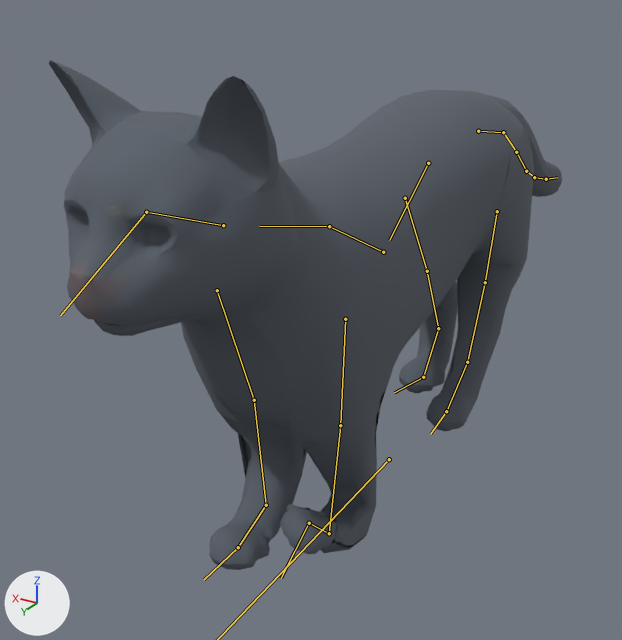
Before and after pictures for a commit that changed the glTF model apps/web/public/avatars/cat.glb.
One viewpoint serves both versions: a 50 mm camera at (-0.247, 0.532, 0.362) aimed at (0.06, 0.02, 0.106). Every picture has the same lights, and +X, +Y and +Z are marked at lower left. The older version comes first. Both versions are drawn at frame 10 of the action 'start'; the numbers are the values there. The bones that change, and the others that lie on the model, are drawn over the model as lines.

Names of what the first picture shows: 'VIS_cat'.
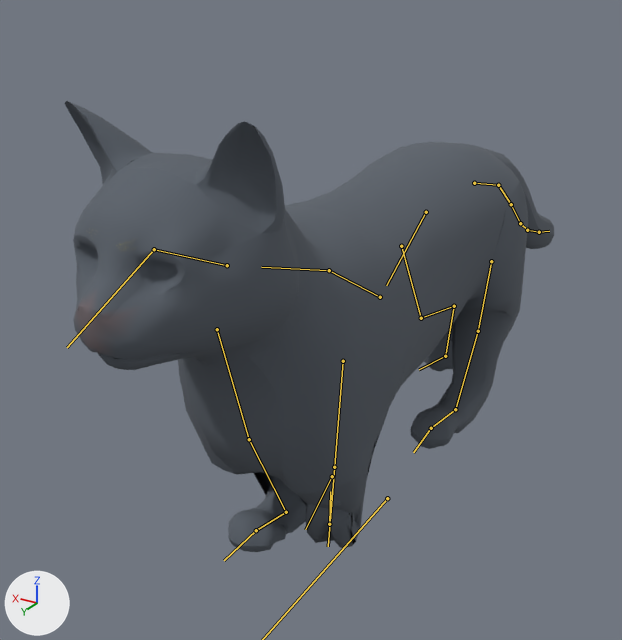
Where the change shows, as pixel boxes (x1, y1, x2, y2) in the pictures (622 x 640 px):
'VIS_cat', posed (12% shorter): before (49, 60, 562, 570); after (65, 101, 554, 552)
bone 'spine_01', root to tip: before (428, 163) to (389, 240); after (426, 212) to (386, 285)
bone 'hindleg_upper_L', root to tip: before (485, 282) to (467, 362); after (478, 331) to (455, 409)
bone 'hindleg_lower_L', root to tip: before (467, 362) to (446, 411); after (455, 409) to (431, 428)
bone 'hindpaw_L', root to tip: before (446, 411) to (430, 434); after (431, 428) to (413, 452)
bone 'hindleg_upper_R', root to tip: before (427, 271) to (438, 328); after (421, 318) to (454, 306)
bone 'hindleg_lower_R', root to tip: before (438, 328) to (423, 377); after (454, 306) to (445, 356)
bone 'hindpaw_R', root to tip: before (423, 377) to (394, 392); after (445, 356) to (419, 369)
bone 'foreleg_upper_L', root to tip: before (340, 425) to (329, 533); after (334, 467) to (328, 546)
bone 'foreleg_lower_L', root to tip: before (329, 533) to (309, 523); after (329, 524) to (330, 491)
bone 'forepaw_L', root to tip: before (309, 523) to (281, 578); after (332, 476) to (305, 529)
bone 'foreleg_upper_R', root to tip: before (254, 400) to (266, 505); after (249, 439) to (286, 512)
bone 'foreleg_lower_R', root to tip: before (266, 505) to (238, 547); after (286, 512) to (256, 530)
bone 'forepaw_R', root to tip: before (238, 547) to (204, 579); after (256, 530) to (224, 560)

Patch to the scene script:
```diff
--- a/apps/web/public/avatars/cat.glb.py
+++ b/apps/web/public/avatars/cat.glb.py
@@ bone_root @@
 bone_root = bpy.data.objects['ARM_cat'].pose.bones['root']
-bone_root.location = (0.0, 0.0, -0.008)
+bone_root.location = (0.0, 0.0, -0.045)
@@ bone_spine_01 @@
 bone_spine_01 = bpy.data.objects['ARM_cat'].pose.bones['spine_01']  # child of 'root'
-bone_spine_01.rotation_quaternion = (1.0, -0.031, 0.0, 0.0)  # degrees (-4, 0, 0)
+bone_spine_01.rotation_quaternion = (1.0, 0.0, 0.0, 0.0)  # degrees (0, 0, 0)
@@ bone_hindleg_upper_l @@
 bone_hindleg_upper_l = bpy.data.objects['ARM_cat'].pose.bones['hindleg_upper_L']  # child of 'hindleg_hip_L'
-bone_hindleg_upper_l.rotation_quaternion = (0.911, 0.41, 0.002, 0.034)  # degrees (48, -1, 4)
+bone_hindleg_upper_l.rotation_quaternion = (0.882, 0.47, 0.0, 0.034)  # degrees (56, -2, 3)
@@ bone_hindleg_lower_l @@
 bone_hindleg_lower_l = bpy.data.objects['ARM_cat'].pose.bones['hindleg_lower_L']  # child of 'hindleg_upper_L'
-bone_hindleg_lower_l.rotation_quaternion = (0.978, -0.209, -0.004, -0.026)  # degrees (-24, -1, -3)
+bone_hindleg_lower_l.rotation_quaternion = (0.994, 0.101, -0.011, -0.031)  # degrees (12, -1, -4)
@@ bone_hindpaw_l @@
 bone_hindpaw_l = bpy.data.objects['ARM_cat'].pose.bones['hindpaw_L']  # child of 'hindleg_lower_L'
-bone_hindpaw_l.rotation_quaternion = (0.984, -0.178, 0.032, -0.003)  # degrees (-21, 3, -1)
+bone_hindpaw_l.rotation_quaternion = (0.83, -0.55, 0.092, -0.013)  # degrees (-68, 8, -7)
@@ bone_hindleg_upper_r @@
 bone_hindleg_upper_r = bpy.data.objects['ARM_cat'].pose.bones['hindleg_upper_R']  # child of 'hindleg_hip_R'
-bone_hindleg_upper_r.rotation_quaternion = (0.996, 0.092, -0.001, -0.008)  # degrees (11, 0, -1)
+bone_hindleg_upper_r.rotation_quaternion = (0.907, -0.42, 0.0, 0.047)  # degrees (-50, 2, 5)
@@ bone_hindleg_lower_r @@
 bone_hindleg_lower_r = bpy.data.objects['ARM_cat'].pose.bones['hindleg_lower_R']  # child of 'hindleg_upper_R'
-bone_hindleg_lower_r.rotation_quaternion = (0.997, 0.075, 0.002, 0.003)  # degrees (9, 0, 0)
+bone_hindleg_lower_r.rotation_quaternion = (0.934, 0.354, -0.012, -0.035)  # degrees (42, 0, -4)
@@ bone_hindpaw_r @@
 bone_hindpaw_r = bpy.data.objects['ARM_cat'].pose.bones['hindpaw_R']  # child of 'hindleg_lower_R'
-bone_hindpaw_r.rotation_quaternion = (0.991, -0.134, -0.021, 0.005)  # degrees (-15, -2, 1)
+bone_hindpaw_r.rotation_quaternion = (0.997, 0.071, 0.013, -0.002)  # degrees (8, 1, 0)
@@ bone_foreleg_upper_l @@
 bone_foreleg_upper_l = bpy.data.objects['ARM_cat'].pose.bones['foreleg_upper_L']  # child of 'foreleg_shoulder_L'
-bone_foreleg_upper_l.rotation_quaternion = (1.0, 0.016, 0.002, -0.014)  # degrees (2, 0, -2)
+bone_foreleg_upper_l.rotation_quaternion = (0.988, -0.136, 0.0, -0.073)  # degrees (-16, -1, -8)
@@ bone_foreleg_lower_l @@
 bone_foreleg_lower_l = bpy.data.objects['ARM_cat'].pose.bones['foreleg_lower_L']  # child of 'foreleg_upper_L'
-bone_foreleg_lower_l.location = (0.0, 0.0, 0.0)
-bone_foreleg_lower_l.rotation_quaternion = (0.615, 0.788, 0.015, 0.035)  # degrees (104, -2, 4)
+bone_foreleg_lower_l.location = (-0.001, -0.021, 0.012)
+bone_foreleg_lower_l.rotation_quaternion = (0.282, 0.937, 0.043, 0.2)  # degrees (144, -21, 12)
@@ bone_forepaw_l @@
 bone_forepaw_l = bpy.data.objects['ARM_cat'].pose.bones['forepaw_L']  # child of 'foreleg_lower_L'
-bone_forepaw_l.location = (0.0, 0.0, 0.0)
-bone_forepaw_l.rotation_quaternion = (0.39, -0.92, 0.01, -0.031)  # degrees (-134, -3, -2)
+bone_forepaw_l.location = (0.0, 0.008, -0.01)
+bone_forepaw_l.rotation_quaternion = (0.162, -0.969, -0.103, -0.156)  # degrees (-163, -20, 9)
@@ bone_foreleg_upper_r @@
 bone_foreleg_upper_r = bpy.data.objects['ARM_cat'].pose.bones['foreleg_upper_R']  # child of 'foreleg_shoulder_R'
-bone_foreleg_upper_r.rotation_quaternion = (1.0, -0.016, -0.002, 0.0)  # degrees (-2, 0, 0)
+bone_foreleg_upper_r.rotation_quaternion = (0.973, -0.227, 0.0, 0.025)  # degrees (-26, 1, 3)
@@ bone_foreleg_lower_r @@
 bone_foreleg_lower_r = bpy.data.objects['ARM_cat'].pose.bones['foreleg_lower_R']  # child of 'foreleg_upper_R'
-bone_foreleg_lower_r.rotation_quaternion = (0.92, 0.392, 0.0, -0.002)  # degrees (46, 0, 0)
+bone_foreleg_lower_r.rotation_quaternion = (0.666, 0.745, -0.009, -0.04)  # degrees (96, 3, -4)
@@ bone_forepaw_r @@
 bone_forepaw_r = bpy.data.objects['ARM_cat'].pose.bones['forepaw_R']  # child of 'foreleg_lower_R'
-bone_forepaw_r.rotation_quaternion = (0.937, -0.348, -0.008, 0.006)  # degrees (-41, -1, 1)
+bone_forepaw_r.rotation_quaternion = (0.819, -0.573, 0.007, 0.023)  # degrees (-70, 2, 2)
```
